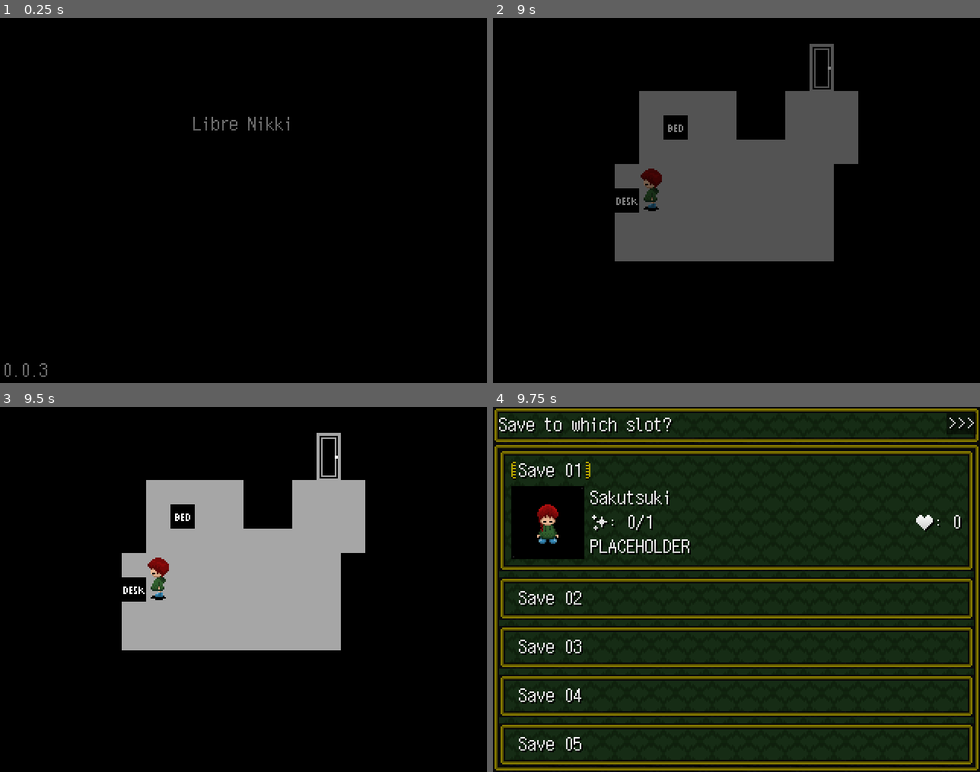
Above: before the commit, frames 1-4 (two rows, left to right).
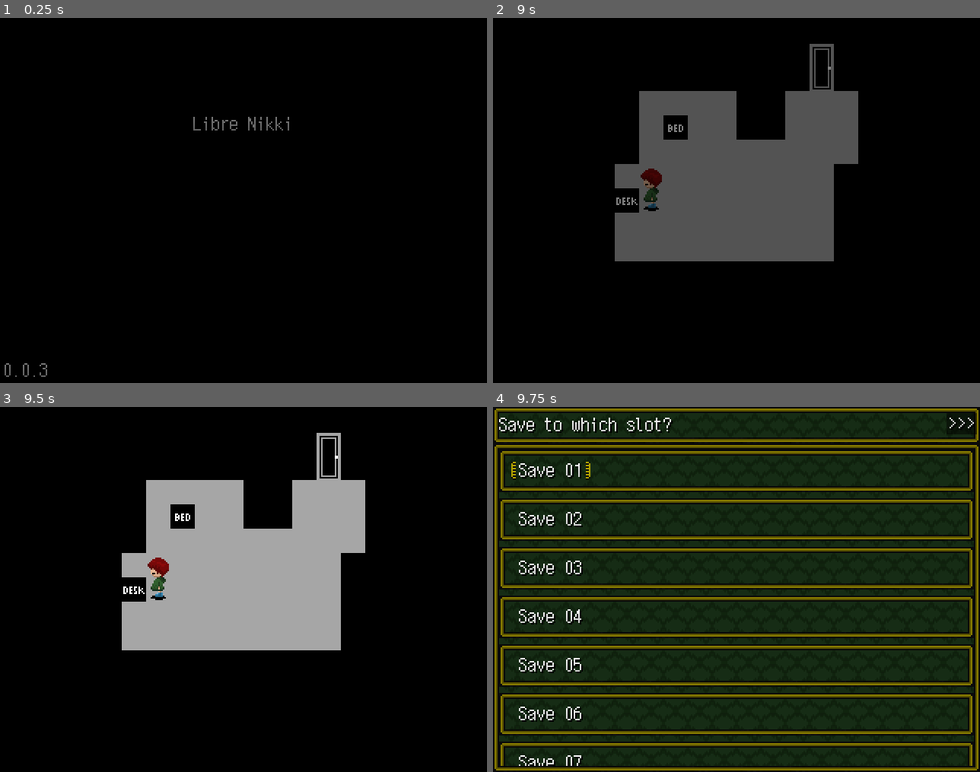
Above: after the commit, the same moments.

Repository: libre-nikki-devs/libre-nikki
Game: Godot game, scene res://scenes/ui/main_menu.tscn
Same seed, same stepped clock (60 frames per second), same inputs: the game is played once before the commit and once after it.
Inputs (mouse positions are in pixels of both pictures, inside the frame that each line leads up to):
- Up to frame 1 (0.25 s): no input
- Up to frame 2 (9 s): tap Enter (ui_accept) at 0.5, 0.77, 2.27, 5.27, 5.75, 6.02, 6.77 s; move the mouse to (843, 182) at 0.52 s; hold Right (ui_right) 0.53-1.25 s; click (843, 182) at 0.67 s; click "Play" at 1.25 s; move the mouse to (639, 218) at 2.02 s; hold Down (ui_down) 2.03-2.75 s; click "Play" at 2.75 s; click "Settings" at 3.5 s; move the mouse to (785, 120) at 4.27 s; hold Right (ui_right) 4.28-5.03 s; move the mouse to (712, 273) at 5.02 s; hold F (fast_forward) 5.03-5.78 s; click (712, 273) at 5.17 s; move the mouse to (882, 255) at 5.77 s; hold Left (ui_left) 5.78-7.28 s; move the mouse to (590, 145) at 6.52 s; move the mouse to (760, 200) at 7.27 s; hold Down (ui_down) 7.28-8.03 s; click (760, 200) at 7.42 s; move the mouse to (663, 109) at 8.02 s; hold Right (ui_right) 8.03-8.75 s; click "Save 01" at 8.75 s
- Up to frame 3 (9.5 s): no input
- Up to frame 4 (9.75 s): tap Enter (ui_accept) at 9.5 s; move the mouse to (843, 571) at 9.52 s; hold F (fast_forward) from 9.53 s (still down)

Frames 1-3 are identical in both runs. In frame 4, 34% of the frame differs, in the area x 1-99%, y 21-99%.

Commit message:
Remove Players group

Diff:
--- a/scripts/classes/yume_player.gd
+++ b/scripts/classes/yume_player.gd
@@ -59,7 +59,6 @@
 
 func _init() -> void:
 	super()
-	add_to_group("Players")
 	set_process(true)
 
 func _notification(what: int) -> void:
@@ -222,7 +221,7 @@
 
 func open_menu() -> void:
 	if cancel_events.is_empty():
-		Game.open_menu(menu_path)
+		Game.open_menu(menu_path, { "player": self })
 	else:
 		if cancel_events.front().get_argument_count() > 0:
 			cancel_events.front().call(self)
--- a/scripts/game.gd
+++ b/scripts/game.gd
@@ -155,7 +155,7 @@
 
 	return null
 
-func open_menu(menu_path: StringName, menu_property_list: Dictionary[String, Variant] = {}):
+func open_menu(menu_path: String, menu_property_list: Dictionary = {}) -> void:
 	var menu: YumeMenu = load(menu_path).instantiate()
 	var scene_tree: SceneTree = get_tree()
 
--- a/scripts/ui/player_menu.gd
+++ b/scripts/ui/player_menu.gd
@@ -27,7 +27,7 @@
 @onready var effects_grid_container = get_node("MainPanelContainer/EffectsGridContainer")
 @onready var world_panel = get_node("WorldPanel")
 @onready var actions_grid_container = get_node("MainPanelContainer/ActionsGridContainer")
-@onready var player: YumePlayer = get_tree().get_first_node_in_group("Players")
+@onready var player: YumePlayer
 
 signal button_finished
 
--- a/scripts/ui/player_panel.gd
+++ b/scripts/ui/player_panel.gd
@@ -1,4 +1,4 @@
-# Copyright (C) 2025 Libre Nikki Developers.
+# Copyright (C) 2025-2026 Libre Nikki Developers.
 #
 # This file is part of Libre Nikki.
 #
@@ -16,7 +16,6 @@
 
 extends HBoxContainer
 
-@onready var player: YumePlayer = get_tree().get_first_node_in_group("Players")
 @onready var player_label: Label = get_node("VBoxContainer/PlayerLabel")
 @onready var avatar: AnimatedSprite2D = get_node("AvatarFrame/Avatar")
 @onready var effects_label: Label = get_node("VBoxContainer/HBoxContainer/EffectsLabel")
